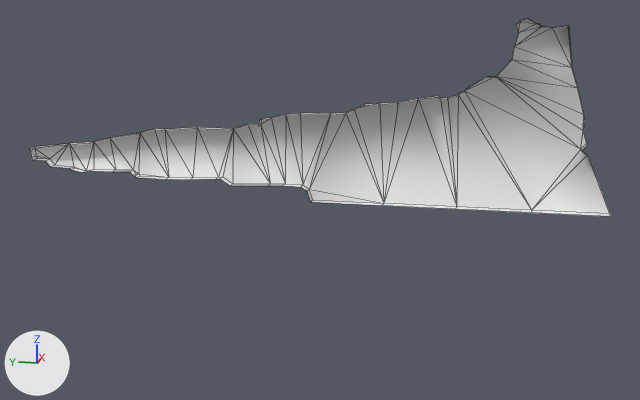
What one commit did to the FBX model SparkleLeaf/Assets/Art/Models/ground4.fbx.
The view is the same before and after, from a 50 mm camera at (-0.1017, -0.017, 0.0254) aimed at (-0.0004, 0.0033, 0.0001). Lighting does not change. The marker at lower left points along +X, +Y and +Z. Mesh edges are drawn as thin lines. Materials are left out; every surface is plain grey. Where no turn or scale is listed for an object, it has been applied to the vertices. Vertices at the same position are counted once.

Names of what the first picture shows: 'ground_04'.
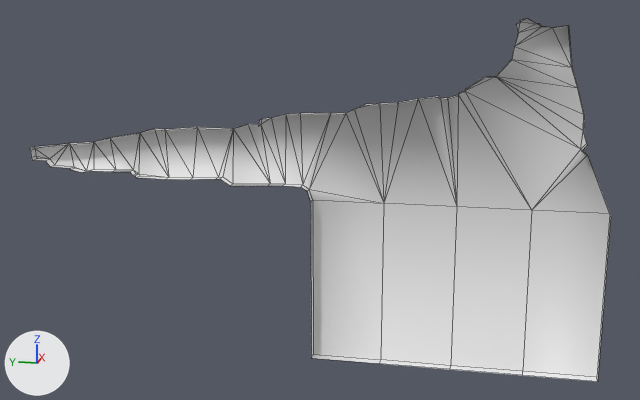
Location of each change, (x1, y1, x2, y2) in pixels of the pictures (640 x 400 px):
'ground_04', reshaped (83% taller)
    before: (29, 18, 611, 216)
    after: (29, 18, 611, 382)
part 1 of me_ground_04, built on
    before: (311, 200, 610, 216)
    after: (311, 200, 611, 382)

Patch to the scene script:
```diff
--- a/SparkleLeaf/Assets/Art/Models/ground4.fbx.py
+++ b/SparkleLeaf/Assets/Art/Models/ground4.fbx.py
@@ me_ground_04 @@
 # used by ob_ground_04; location = (0.0, 0.0, 0.0)
-me_ground_04.from_pydata(...)  # 160 vertices, 158 faces; spans x -0.0012..0.0, y -0.0301..0.0403, z 0.0..0.0216
+me_ground_04.from_pydata(...)  # 167 vertices, 164 faces; spans x -0.0012..0.0, y -0.0301..0.0403, z -0.02..0.0216
+# me_ground_04 part 1
+# 3 vertices are removed from x -0.0012, y -0.0215..-0.0044, z 0.0
+# 4 faces are deleted
+# 3 vertices are added at (-0.0012, -0.0215, -0.02), (-0.0012, -0.0129, -0.02), (-0.0012, -0.0044, -0.02)
+# 7 new vertices lie (0.0, 0.0, -0.02) away from vertices in x -0.0012..0.0, y -0.0301..0.0042, z 0.0
+# 10 new faces join them
```
